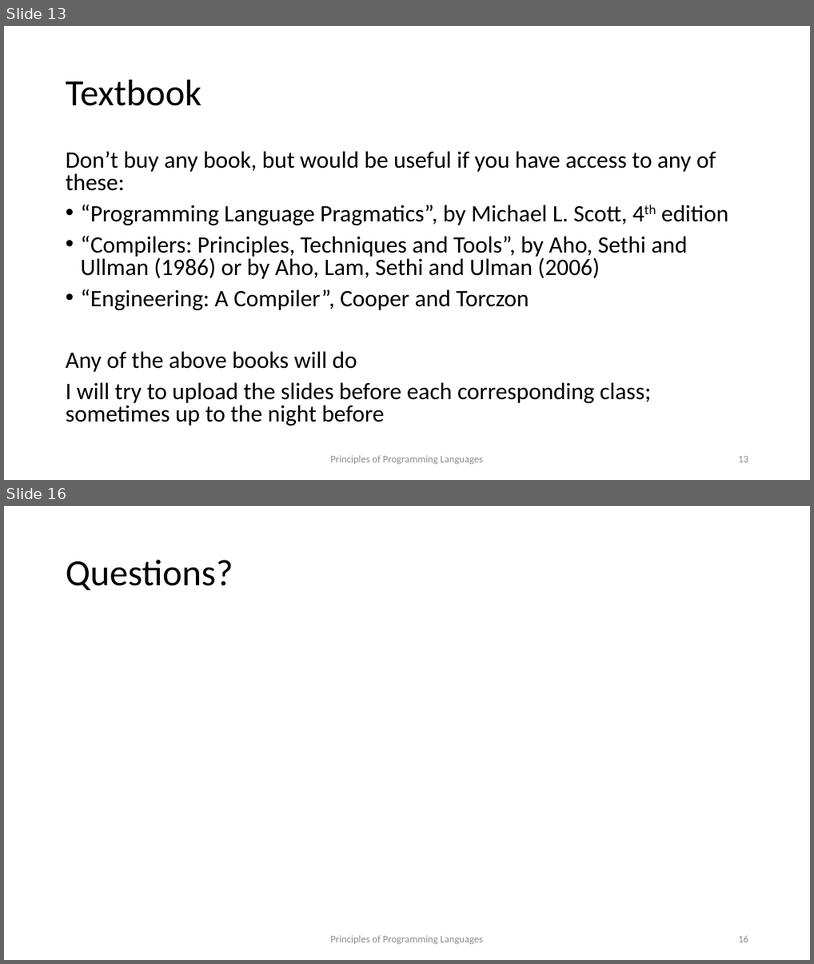
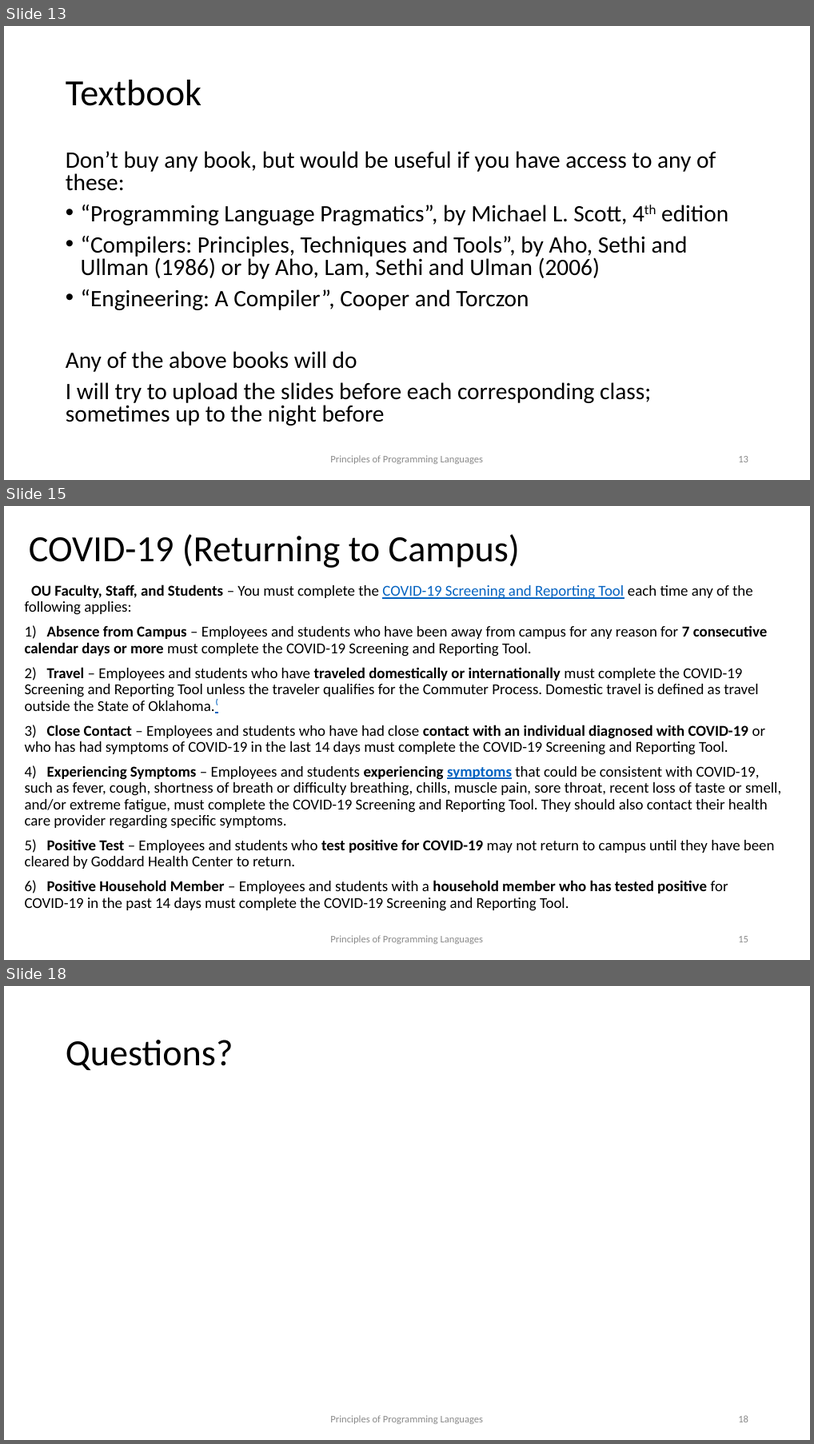
Before and after one commit to kongm/pl-design, a slide deck: C0-preliminaries.pptx. Shown one above the other, each under a label of ours: slides 13 and 16 before the commit, slides 13, 15 and 18 after it; the slides between them are not shown. The pictures are 814x964 and 814x1444 pixels, drawn with LibreOffice and Linux fonts; fonts in the diff are those of the drawing. Boxes give left, top, right and bottom in pixels: in the first picture for what was removed or moved away, otherwise in the second. Text is boxed around its words. In the diff, an @@ line names an element or a change of style, - is before the commit and + after.

```diff
--- a/C0-preliminaries.pptx
+++ b/C0-preliminaries.pptx
@@ slide 15 added at [4,506,810,960], background #FFFFFF @@
@@ title added at [29,534,520,568], 44 pt, text #000000 @@
+COVID-19 (Returning to Campus)
@@ text added at [25,584,782,911], 18 pt, text #000000 @@
+OU Faculty, Staff, and Students – You must complete the COVID-19 Screening and Reporting Tool each time any of the following applies:
+1) Absence from Campus – Employees and students who have been away from campus for any reason for 7 consecutive calendar days or more must complete the COVID-19 Screening and Reporting Tool.
+2) Travel – Employees and students who have traveled domestically or internationally must complete the COVID-19 Screening and Reporting Tool unless the traveler qualifies for the Commuter Process. Domestic travel is defined as travel outside the State of Oklahoma.⁽
+3) Close Contact – Employees and students who have had close contact with an individual diagnosed with COVID-19 or who has had symptoms of COVID-19 in the last 14 days must complete the COVID-19 Screening and Reporting Tool.
+4) Experiencing Symptoms – Employees and students experiencing symptoms that could be consistent with COVID-19, such as fever, cough, shortness of breath or difficulty breathing, chills, muscle pain, sore throat, recent loss of taste or smell, and/or extreme fatigue, must complete the COVID-19 Screening and Reporting Tool. They should also contact their health care provider regarding specific symptoms.
+5) Positive Test – Employees and students who test positive for COVID-19 may not return to campus until they have been cleared by Goddard Health Center to return.
+6) Positive Household Member – Employees and students with a household member who has tested positive for COVID-19 in the past 14 days must complete the COVID-19 Screening and Reporting Tool.
@@ text added at [330,935,483,944], 12 pt, text #8C8C8C @@
+Principles of Programming Languages
@@ page number added at [738,936,749,942], 12 pt, text #8C8C8C @@
+15
@@ what was slide 16 is now slide 18 @@
```
Also in this commit, not shown: 8 slides changed, 1 other slide added, 1 other file.
